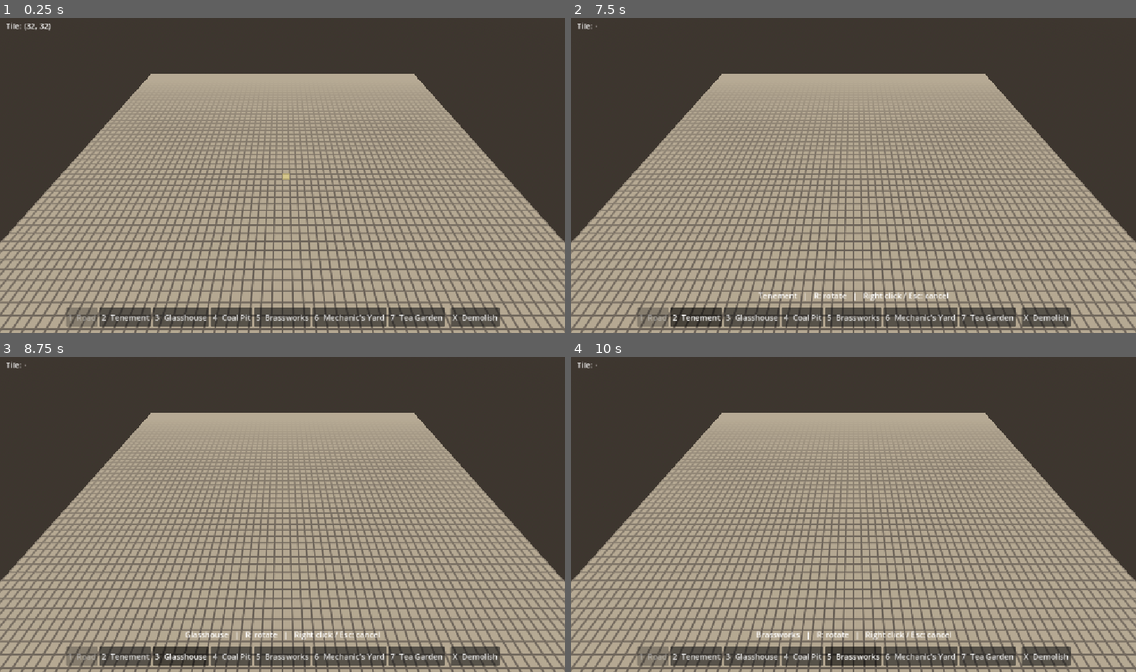
Above: before the commit, frames 1-4 (two rows, left to right).
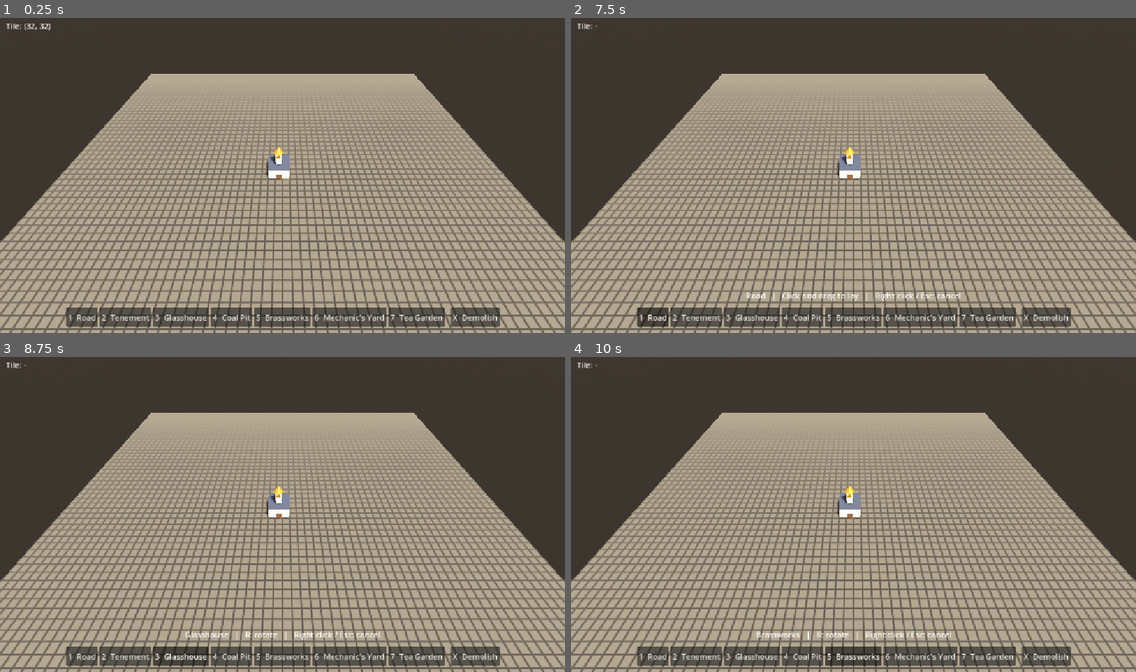
Above: after the commit, the same moments.

Repository: coolblast-coder/BrassWickgame
Game: Godot game, scene res://main/main.tscn
Two runs of this game, one before a commit and one after it. Both use one fixed random seed, a clock stepped at 60 frames per second and the inputs below.
Inputs (mouse positions are in pixels of both pictures, inside the frame that each line leads up to):
- Up to frame 1 (0.25 s): no input
- Up to frame 2 (7.5 s): click (650, 317) at 0.5 s, where only the run after the commit has a clickable "1 Road"; click "2 Tenement" at 1.25 s; click "3 Glasshouse" at 2 s; click "4 Coal Pit" at 2.75 s; click "5 Brassworks" at 3.5 s; click "6 Mechanic's Yard" at 4.25 s; click "7 Tea Garden" at 5 s; click "X Demolish" at 5.75 s; click "2 Tenement" at 6.5 s; click (650, 317) at 7.25 s, where only the run after the commit has a clickable "1 Road"
- Up to frame 3 (8.75 s): click "3 Glasshouse" at 8 s
- Up to frame 4 (10 s): click "4 Coal Pit" at 8.75 s; click "5 Brassworks" at 9.5 s

The runs differ from the first frame. In frame 1, 0.6% of the frame differs, in the area x 11-52%, y 41-98%; in frame 2, 1.1%, in the area x 11-69%, y 41-98%; in frame 3, 0.6%; in frame 4, 0.6%.

Commit message:
Add milestone 2: roads, Town Hall, and road access
- Road as a 1 x 1 buildable on key 1; click-and-drag lays a straight
  or L-shaped line, skipping blocked tiles
- Town Hall placed at the map centre on start; not demolishable
- Grid flood-fills the road network from the Town Hall (edge-adjacent
  only); cut-off road tiles turn brown
- Buildings with no tile beside a connected road get a red marker
- Build bar and number keys now map 1-7 straight onto the catalog

Co-Authored-By: Claude Fable 5.2 <noreply@anthropic.com>

Diff:
--- a/build/build_controller.gd
+++ b/build/build_controller.gd
@@ -10,7 +10,7 @@
 const GHOST_VALID := Color(0.35, 0.9, 0.4, 0.55)
 const GHOST_BLOCKED := Color(0.95, 0.25, 0.2, 0.55)
 ## Height of the footprint pad above the ground, to avoid flickering.
-const PAD_HEIGHT := 0.06
+const PAD_HEIGHT := 0.15
 
 var mode: Mode = Mode.IDLE
 ## The building being placed; null unless mode is PLACING.
@@ -27,8 +27,30 @@
 var _demolish_target: Building
 var _demolish_material: StandardMaterial3D
 
+# Road dragging: press on a tile, drag, release to lay the whole line.
+var _dragging: bool = false
+var _drag_start: Vector2i
+var _drag_end: Vector2i
+var _drag_cells: Array[Vector2i] = []
+## Parent of the per-tile preview pads shown while dragging.
+var _drag_preview: Node3D
+var _drag_tile_mesh: PlaneMesh
+var _drag_valid_material: StandardMaterial3D
+var _drag_blocked_material: StandardMaterial3D
+
 
 func _ready() -> void:
+	_drag_preview = Node3D.new()
+	_drag_preview.name = "DragPreview"
+	add_child(_drag_preview)
+	_drag_tile_mesh = PlaneMesh.new()
+	_drag_tile_mesh.size = Vector2.ONE * CityGrid.TILE_SIZE
+	_drag_valid_material = StandardMaterial3D.new()
+	_drag_valid_material.transparency = BaseMaterial3D.TRANSPARENCY_ALPHA
+	_drag_valid_material.albedo_color = GHOST_VALID
+	_drag_blocked_material = StandardMaterial3D.new()
+	_drag_blocked_material.transparency = BaseMaterial3D.TRANSPARENCY_ALPHA
+	_drag_blocked_material.albedo_color = GHOST_BLOCKED
 	_demolish_material = StandardMaterial3D.new()
 	_demolish_material.transparency = BaseMaterial3D.TRANSPARENCY_ALPHA
 	_demolish_material.shading_mode = BaseMaterial3D.SHADING_MODE_UNSHADED
@@ -46,13 +68,18 @@
 
 
 func _process(_delta: float) -> void:
+	_update_drag()
 	_update_ghost()
 	_update_demolish_target()
 
 
 func _unhandled_input(event: InputEvent) -> void:
 	if event.is_action_pressed("build_cancel"):
-		if mode != Mode.IDLE:
+		if _dragging:
+			# Abandon the line being dragged, but keep Road picked.
+			_end_drag()
+			get_viewport().set_input_as_handled()
+		elif mode != Mode.IDLE:
 			cancel()
 			get_viewport().set_input_as_handled()
 	elif event.is_action_pressed("build_rotate"):
@@ -64,12 +91,15 @@
 		# Clicks on HUD buttons never get here; the UI consumes them first.
 		if event.button_index == MOUSE_BUTTON_LEFT and event.pressed:
 			if mode == Mode.PLACING:
-				try_place()
+				if selected_def.is_road:
+					_begin_drag()
+				else:
+					try_place()
 			elif mode == Mode.DEMOLISHING:
 				try_demolish()
 	elif event is InputEventKey and event.pressed and not event.echo:
-		# Number keys: 1 is reserved for Road, 2 onwards pick from the catalog.
-		var slot: int = event.physical_keycode - KEY_2
+		# Number keys 1 to 7 pick from the catalog, in build-bar order.
+		var slot: int = event.physical_keycode - KEY_1
 		if slot >= 0 and slot < BuildingCatalog.all().size():
 			select_slot(slot)
 
@@ -158,18 +188,99 @@
 func try_place() -> bool:
 	if not can_place_here():
 		return false
+	place_building(selected_def, placement_origin(), rotation_steps)
+	return true
+
+
+## The tiles a road dragged from `from` to `to` covers: a straight line, or an
+## L that runs along the longer side first.
+static func road_path(from: Vector2i, to: Vector2i) -> Array[Vector2i]:
+	var cells: Array[Vector2i] = [from]
+	var delta := to - from
+	var step := delta.sign()
+	var x_first := absi(delta.x) >= absi(delta.y)
+	var cell := from
+	for leg in 2:
+		var along_x := (leg == 0) == x_first
+		var count := absi(delta.x) if along_x else absi(delta.y)
+		for i in count:
+			cell += Vector2i(step.x, 0) if along_x else Vector2i(0, step.y)
+			cells.append(cell)
+	return cells
+
+
+## Put a building on the map and return it. The caller has already checked
+## that it fits.
+func place_building(def: BuildingDef, origin: Vector2i, steps: int) -> Building:
 	var building := Building.new()
-	building.setup(selected_def, placement_origin(), rotation_steps)
+	building.setup(def, origin, steps)
 	_buildings_root.add_child(building)
 	_grid.add_building(building)
-	return true
+	return building
+
+
+func _begin_drag() -> void:
+	if not _cursor.in_bounds:
+		return
+	_dragging = true
+	_drag_start = _cursor.cell
+	_drag_cells = [_drag_start]
+	_drag_end = _drag_start
+	_rebuild_drag_preview()
+
+
+func _update_drag() -> void:
+	if not _dragging:
+		return
+	# Polling the button (instead of waiting for a release event) also catches
+	# releases that happen over the HUD or outside the window.
+	if not Input.is_mouse_button_pressed(MOUSE_BUTTON_LEFT):
+		_finish_drag()
+		return
+	var end := _cursor.cell.clamp(Vector2i.ZERO, CityGrid.SIZE - Vector2i.ONE)
+	if end == _drag_end:
+		return
+	_drag_end = end
+	_drag_cells = road_path(_drag_start, _drag_end)
+	_rebuild_drag_preview()
+
+
+## Lay a road on every free tile of the dragged line; blocked tiles are skipped.
+func _finish_drag() -> void:
+	for cell in _drag_cells:
+		var one: Array[Vector2i] = [cell]
+		if _grid.can_place(one):
+			place_building(selected_def, cell, 0)
+	_end_drag()
+
+
+func _end_drag() -> void:
+	_dragging = false
+	_drag_cells = []
+	for child in _drag_preview.get_children():
+		child.queue_free()
+
+
+func _rebuild_drag_preview() -> void:
+	for child in _drag_preview.get_children():
+		child.queue_free()
+	for cell in _drag_cells:
+		var occupant := _grid.building_at(cell)
+		if occupant != null and occupant.def.is_road:
+			continue  # Crossing an existing road is fine; nothing to show.
+		var pad := MeshInstance3D.new()
+		pad.mesh = _drag_tile_mesh
+		pad.material_override = _drag_valid_material if occupant == null else _drag_blocked_material
+		pad.cast_shadow = GeometryInstance3D.SHADOW_CASTING_SETTING_OFF
+		pad.position = CityGrid.cell_center(cell) + Vector3(0.0, PAD_HEIGHT, 0.0)
+		_drag_preview.add_child(pad)
 
 
 func _update_ghost() -> void:
 	if mode != Mode.PLACING or _ghost == null:
 		return
-	_ghost.visible = _cursor.in_bounds
-	if _cursor.in_bounds:
+	_ghost.visible = _cursor.in_bounds and not _dragging
+	if _ghost.visible:
 		_ghost.transform = Building.transform_for(selected_def, placement_origin(), rotation_steps)
 		_ghost_material.albedo_color = GHOST_VALID if can_place_here() else GHOST_BLOCKED
 
@@ -177,7 +288,10 @@
 func _update_demolish_target() -> void:
 	if mode != Mode.DEMOLISHING:
 		return
-	_set_demolish_target(_grid.building_at(_cursor.cell) if _cursor.in_bounds else null)
+	var target: Building = _grid.building_at(_cursor.cell) if _cursor.in_bounds else null
+	if target != null and not target.def.demolishable:
+		target = null  # e.g. the Town Hall
+	_set_demolish_target(target)
 
 
 func _set_demolish_target(building: Building) -> void:
@@ -207,7 +321,9 @@
 	return ghost
 
 
+## Drops the ghost and any road line being dragged (every mode change does both).
 func _clear_ghost() -> void:
+	_end_drag()
 	if _ghost != null:
 		_ghost.queue_free()
 		_ghost = null
--- a/buildings/building.gd
+++ b/buildings/building.gd
@@ -1,14 +1,22 @@
 class_name Building
 extends Node3D
 ## One placed building on the map.
+
+## Colour of a road tile that does not lead back to the Town Hall.
+const CUT_OFF_ROAD_COLOR := Color(0.5, 0.4, 0.3)
 
 var def: BuildingDef
 ## The footprint's minimum (-X, -Z) cell.
 var origin: Vector2i
 ## Quarter turns clockwise seen from above, 0 to 3.
 var rotation_steps: int = 0
+## Whether this building is served by the Town Hall's road network.
+## Kept up to date by Main through set_road_access().
+var road_access: bool = true
 
 var _model: Node3D
+## Shown above buildings the road network does not reach; created on first need.
+var _no_access_marker: MeshInstance3D
 
 
 ## Footprint in tiles after rotation: odd quarter turns swap width and depth.
@@ -47,6 +55,56 @@
 	add_child(_model)
 
 
+## Record whether the Town Hall's road network reaches this building, and
+## show it: cut-off road tiles turn a dusty brown, and other buildings get a
+## red marker above the roof.
+func set_road_access(value: bool) -> void:
+	if value == road_access:
+		return
+	road_access = value
+	if def.is_road:
+		var color := def.color if road_access else CUT_OFF_ROAD_COLOR
+		var material := BuildingMeshFactory.get_material(color)
+		for child in _model.get_children():
+			if child is MeshInstance3D:
+				child.material_override = material
+	else:
+		if _no_access_marker == null and not road_access:
+			_no_access_marker = _make_no_access_marker()
+			add_child(_no_access_marker)
+		if _no_access_marker != null:
+			_no_access_marker.visible = not road_access
+
+
+## A red downward-pointing cone floating above the roof.
+func _make_no_access_marker() -> MeshInstance3D:
+	var cone := CylinderMesh.new()
+	cone.top_radius = 0.45
+	cone.bottom_radius = 0.0
+	cone.height = 0.9
+	var material := StandardMaterial3D.new()
+	material.shading_mode = BaseMaterial3D.SHADING_MODE_UNSHADED
+	material.albedo_color = Color(0.95, 0.2, 0.15)
+	var marker := MeshInstance3D.new()
+	marker.name = "NoRoadAccessMarker"
+	marker.mesh = cone
+	marker.material_override = material
+	marker.cast_shadow = GeometryInstance3D.SHADOW_CASTING_SETTING_OFF
+	marker.position.y = _model_top() + 1.0
+	return marker
+
+
+## Height of the tallest point of the model, in local units.
+func _model_top() -> float:
+	var top := 0.0
+	for child in _model.get_children():
+		var part := child as MeshInstance3D
+		if part != null and part.mesh != null:
+			var box: AABB = part.transform * part.mesh.get_aabb()
+			top = maxf(top, box.end.y)
+	return top
+
+
 ## Draw `material` over the whole model (e.g. a red demolish tint).
 ## Pass null to remove it.
 func set_overlay(material: Material) -> void:
--- a/buildings/building_catalog.gd
+++ b/buildings/building_catalog.gd
@@ -3,6 +3,7 @@
 ## The list of buildable things, in build-bar order.
 
 const PATHS: Array[String] = [
+	"res://buildings/defs/road.tres",
 	"res://buildings/defs/tenement.tres",
 	"res://buildings/defs/glasshouse.tres",
 	"res://buildings/defs/coal_pit.tres",
--- a/buildings/building_def.gd
+++ b/buildings/building_def.gd
@@ -4,7 +4,8 @@
 ## res://buildings/defs/. Numbers come from the design doc and are tuning values.
 
 ## Which placeholder model BuildingMeshFactory assembles for this building.
-enum Style { TENEMENT, GLASSHOUSE, COAL_PIT, BRASSWORKS, MECHANIC_YARD, TEA_GARDEN }
+## New styles go at the end: the .tres files store the number, not the name.
+enum Style { TENEMENT, GLASSHOUSE, COAL_PIT, BRASSWORKS, MECHANIC_YARD, TEA_GARDEN, ROAD, TOWN_HALL }
 
 @export var id: StringName
 @export var display_name: String = ""
@@ -13,6 +14,10 @@
 @export var style: Style = Style.TENEMENT
 ## Main colour of the placeholder model.
 @export var color: Color = Color.WHITE
+## Roads carry the connection to the Town Hall and can be laid by dragging.
+@export var is_road: bool = false
+## False for things the player must not remove (the Town Hall).
+@export var demolishable: bool = true
 
 @export_group("Economy (unused until the simulation milestone)")
 @export var cost: int = 0
--- a/buildings/building_mesh_factory.gd
+++ b/buildings/building_mesh_factory.gd
@@ -9,6 +9,8 @@
 
 ## Gap left between the model and the edge of its footprint, in world units.
 const MARGIN := 0.15
+## Thickness of a road slab, in world units.
+const ROAD_HEIGHT := 0.1
 
 const BRASS := Color(0.78, 0.6, 0.25)
 const SOOT := Color(0.13, 0.12, 0.12)
@@ -39,6 +41,12 @@
 			_mechanic_yard(root, w, d, def.color)
 		BuildingDef.Style.TEA_GARDEN:
 			_tea_garden(root, w, d, def.color)
+		BuildingDef.Style.TOWN_HALL:
+			_town_hall(root, w, d, def.color)
+		BuildingDef.Style.ROAD:
+			# Full tile, no margin, so neighbouring road tiles join up.
+			_box(root, Vector3(w + MARGIN * 2.0, ROAD_HEIGHT, d + MARGIN * 2.0),
+					Vector3(0.0, ROAD_HEIGHT * 0.5, 0.0), def.color)
 		_:
 			_box(root, Vector3(w, 2.0, d), Vector3(0.0, 1.0, 0.0), def.color)
 	return root
@@ -126,6 +134,19 @@
 		_capsule(root, 0.45, 1.3, Vector3(x, 1.5, z), color.darkened(0.25))
 
 
+static func _town_hall(root: Node3D, w: float, d: float, color: Color) -> void:
+	var h := 3.6
+	_box(root, Vector3(w, h, d), Vector3(0.0, h * 0.5, 0.0), color)
+	_box(root, Vector3(w + 0.1, 0.2, d + 0.1), Vector3(0.0, h + 0.1, 0.0), SLATE)
+	_box(root, Vector3(1.6, 2.2, 0.1), Vector3(0.0, 1.1, d * 0.5 + 0.03), WOOD)
+	# Clock tower with a brass spire.
+	var tower_base := h + 0.2
+	_box(root, Vector3(1.6, 4.0, 1.6), Vector3(0.0, tower_base + 2.0, 0.0), color)
+	var clock := _cylinder(root, 0.55, 0.1, Vector3(0.0, tower_base + 3.0, 0.83), BRASS, 0.7)
+	clock.rotation.x = PI * 0.5
+	_cylinder(root, 1.2, 1.8, Vector3(0.0, tower_base + 4.9, 0.0), BRASS, 0.7, 0.0)
+
+
 # --- Primitive helpers --------------------------------------------------------
 # `center` is the middle of the shape, in the model's local space.
 
@@ -160,12 +181,13 @@
 	var instance := MeshInstance3D.new()
 	instance.mesh = mesh
 	instance.position = center
-	instance.material_override = _material(color, metallic)
+	instance.material_override = get_material(color, metallic)
 	root.add_child(instance)
 	return instance
 
 
-static func _material(color: Color, metallic: float) -> StandardMaterial3D:
+## Shared, cached material for a colour. Do not modify the returned material.
+static func get_material(color: Color, metallic: float = 0.0) -> StandardMaterial3D:
 	var key := "%s|%.2f" % [color.to_html(), metallic]
 	if _materials.has(key):
 		return _materials[key]
--- /dev/null
+++ b/buildings/defs/road.tres
@@ -0,0 +1,15 @@
+[gd_resource type="Resource" script_class="BuildingDef" format=3]
+
+[ext_resource type="Script" path="res://buildings/building_def.gd" id="1_def"]
+
+[resource]
+script = ExtResource("1_def")
+id = &"road"
+display_name = "Road"
+footprint = Vector2i(1, 1)
+style = 6
+color = Color(0.2, 0.19, 0.2, 1)
+is_road = true
+cost = 2
+workers = 0
+coal_per_day = 0
--- /dev/null
+++ b/buildings/defs/town_hall.tres
@@ -0,0 +1,15 @@
+[gd_resource type="Resource" script_class="BuildingDef" format=3]
+
+[ext_resource type="Script" path="res://buildings/building_def.gd" id="1_def"]
+
+[resource]
+script = ExtResource("1_def")
+id = &"town_hall"
+display_name = "Town Hall"
+footprint = Vector2i(3, 3)
+style = 7
+color = Color(0.78, 0.72, 0.62, 1)
+demolishable = false
+cost = 0
+workers = 0
+coal_per_day = 0
--- a/grid/city_grid.gd
+++ b/grid/city_grid.gd
@@ -1,15 +1,38 @@
 class_name CityGrid
 extends RefCounted
-## The logical city grid. Pure data and maths, no nodes, so the simulation,
-## road connectivity and overlays can all read it later.
+## The logical city grid: which building stands on which tile, and which roads
+## lead back to the Town Hall. It draws nothing itself, so the simulation and
+## overlays can read it later without touching the scene.
 ##
 ## Cells are Vector2i(x, y) where x runs along world +X and y along world +Z.
 ## Cell (0, 0) has its corner at the world origin.
+
+## Emitted whenever a building or road is added or removed. Listeners should
+## call recompute_connectivity() before asking about road access again.
+signal buildings_changed
 
 ## Map size in tiles.
 const SIZE := Vector2i(64, 64)
 ## Side length of one tile, in world units.
 const TILE_SIZE := 2.0
+## The four edge-adjacent directions. Diagonals do not count as touching.
+const NEIGHBOURS: Array[Vector2i] = [
+	Vector2i(1, 0), Vector2i(-1, 0), Vector2i(0, 1), Vector2i(0, -1),
+]
+
+## The Town Hall, placed by Main at the start. Roads count as connected when
+## they lead back to it.
+var town_hall: Building:
+	set(value):
+		town_hall = value
+		buildings_changed.emit()
+
+## Which building stands on which cell. A multi-tile building appears once per
+## cell it covers.
+var _occupancy: Dictionary[Vector2i, Building] = {}
+## Road cells that lead back to the Town Hall, as of the last
+## recompute_connectivity().
+var _connected_roads: Dictionary[Vector2i, bool] = {}
 
 
 ## The cell containing a world position (may be out of bounds).
@@ -32,11 +55,6 @@
 
 
 # --- Occupancy ----------------------------------------------------------------
-# Which building stands on which cell. A multi-tile building appears once per
-# cell it covers.
-
-var _occupancy: Dictionary[Vector2i, Building] = {}
-
 
 ## The building covering this cell, or null if the cell is empty.
 func building_at(cell: Vector2i) -> Building:
@@ -55,6 +73,7 @@
 func add_building(building: Building) -> void:
 	for cell in building.cells():
 		_occupancy[cell] = building
+	buildings_changed.emit()
 
 
 ## Free all the cells `building` covers.
@@ -62,3 +81,51 @@
 	for cell in building.cells():
 		if _occupancy.get(cell) == building:
 			_occupancy.erase(cell)
+	buildings_changed.emit()
+
+
+# --- Road network -------------------------------------------------------------
+# A road tile is "connected" when a chain of edge-adjacent road tiles leads
+# from it to a tile beside the Town Hall. Diagonals do not count.
+
+
+func is_road(cell: Vector2i) -> bool:
+	var building := building_at(cell)
+	return building != null and building.def.is_road
+
+
+## Flood-fill the road network outwards from the Town Hall.
+func recompute_connectivity() -> void:
+	_connected_roads.clear()
+	if town_hall == null:
+		return
+	var frontier: Array[Vector2i] = []
+	for hall_cell in town_hall.cells():
+		for offset in NEIGHBOURS:
+			_visit_road(hall_cell + offset, frontier)
+	while not frontier.is_empty():
+		var current: Vector2i = frontier.pop_back()
+		for offset in NEIGHBOURS:
+			_visit_road(current + offset, frontier)
+
+
+## True if the building is served by the Town Hall's road network:
+## a road that is part of it, or a building with at least one footprint tile
+## edge-adjacent to such a road. Uses the last recompute_connectivity() result.
+func has_road_access(building: Building) -> bool:
+	if building == town_hall:
+		return true
+	if building.def.is_road:
+		return _connected_roads.has(building.origin)
+	for cell in building.cells():
+		for offset in NEIGHBOURS:
+			if _connected_roads.has(cell + offset):
+				return true
+	return false
+
+
+func _visit_road(cell: Vector2i, frontier: Array[Vector2i]) -> void:
+	if _connected_roads.has(cell) or not is_road(cell):
+		return
+	_connected_roads[cell] = true
+	frontier.append(cell)
--- a/grid/tile_cursor.gd
+++ b/grid/tile_cursor.gd
@@ -6,8 +6,8 @@
 
 signal cell_changed(cell: Vector2i, in_bounds: bool)
 
-## Height above the ground, to avoid flickering against the ground plane.
-const HOVER_HEIGHT := 0.05
+## Height above the ground: just above road slabs, so it stays visible on them.
+const HOVER_HEIGHT := 0.14
 
 ## The cell under the mouse. Only meaningful while `in_bounds` is true.
 var cell: Vector2i = Vector2i(-1, -1)
--- a/main/main.gd
+++ b/main/main.gd
@@ -3,6 +3,10 @@
 
 ## The logical map: which building stands on which tile.
 var grid := CityGrid.new()
+
+## Set when buildings or roads change; road access is refreshed once per frame
+## at most, however many tiles changed (a dragged road adds many at once).
+var _road_access_dirty: bool = false
 
 @onready var _tile_cursor: TileCursor = $TileCursor
 @onready var _hud: HUD = $HUD
@@ -16,3 +20,28 @@
 	_build_controller.mode_changed.connect(_hud.show_build_mode)
 	_hud.build_bar.slot_pressed.connect(_build_controller.select_slot)
 	_hud.build_bar.demolish_pressed.connect(_build_controller.toggle_demolish)
+	grid.buildings_changed.connect(func() -> void: _road_access_dirty = true)
+	_place_town_hall()
+
+
+func _process(_delta: float) -> void:
+	if _road_access_dirty:
+		_road_access_dirty = false
+		_refresh_road_access()
+
+
+## The Town Hall is placed for the player in the middle of the map.
+func _place_town_hall() -> void:
+	var def := load("res://buildings/defs/town_hall.tres") as BuildingDef
+	var origin := (CityGrid.SIZE - def.footprint) / 2
+	grid.town_hall = _build_controller.place_building(def, origin, 0)
+
+
+## Work out which roads lead back to the Town Hall and tell every building
+## whether that network reaches it.
+func _refresh_road_access() -> void:
+	grid.recompute_connectivity()
+	for child in _buildings.get_children():
+		var building := child as Building
+		if building != null and not building.is_queued_for_deletion():
+			building.set_road_access(grid.has_road_access(building))
--- a/ui/build_bar.gd
+++ b/ui/build_bar.gd
@@ -11,13 +11,9 @@
 
 
 func _ready() -> void:
-	var road := _make_button("1  Road")
-	road.disabled = true
-	road.tooltip_text = "Roads arrive in the next milestone"
-
 	var defs := BuildingCatalog.all()
 	for i in defs.size():
-		var button := _make_button("%d  %s" % [i + 2, defs[i].display_name])
+		var button := _make_button("%d  %s" % [i + 1, defs[i].display_name])
 		button.toggle_mode = true
 		button.pressed.connect(func() -> void: slot_pressed.emit(i))
 		_buttons.append(button)
--- a/ui/hud.gd
+++ b/ui/hud.gd
@@ -20,7 +20,10 @@
 	build_bar.set_demolishing(mode == BuildController.Mode.DEMOLISHING)
 	match mode:
 		BuildController.Mode.PLACING:
-			_hint_label.text = "%s   |   R: rotate   |   Right click / Esc: cancel" % def.display_name
+			if def.is_road:
+				_hint_label.text = "Road   |   Click and drag to lay   |   Right click / Esc: cancel"
+			else:
+				_hint_label.text = "%s   |   R: rotate   |   Right click / Esc: cancel" % def.display_name
 		BuildController.Mode.DEMOLISHING:
 			_hint_label.text = "Demolish   |   Left click: remove   |   Right click / Esc: cancel"
 		_:
